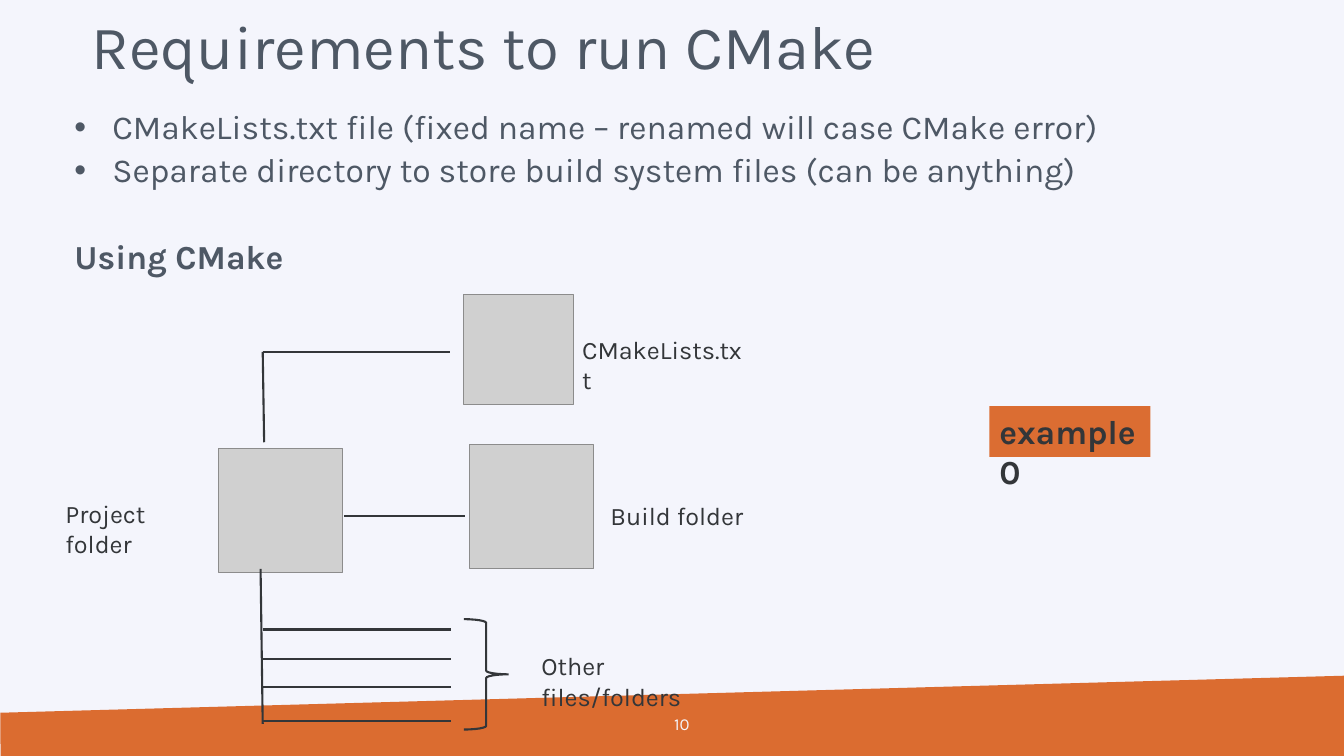
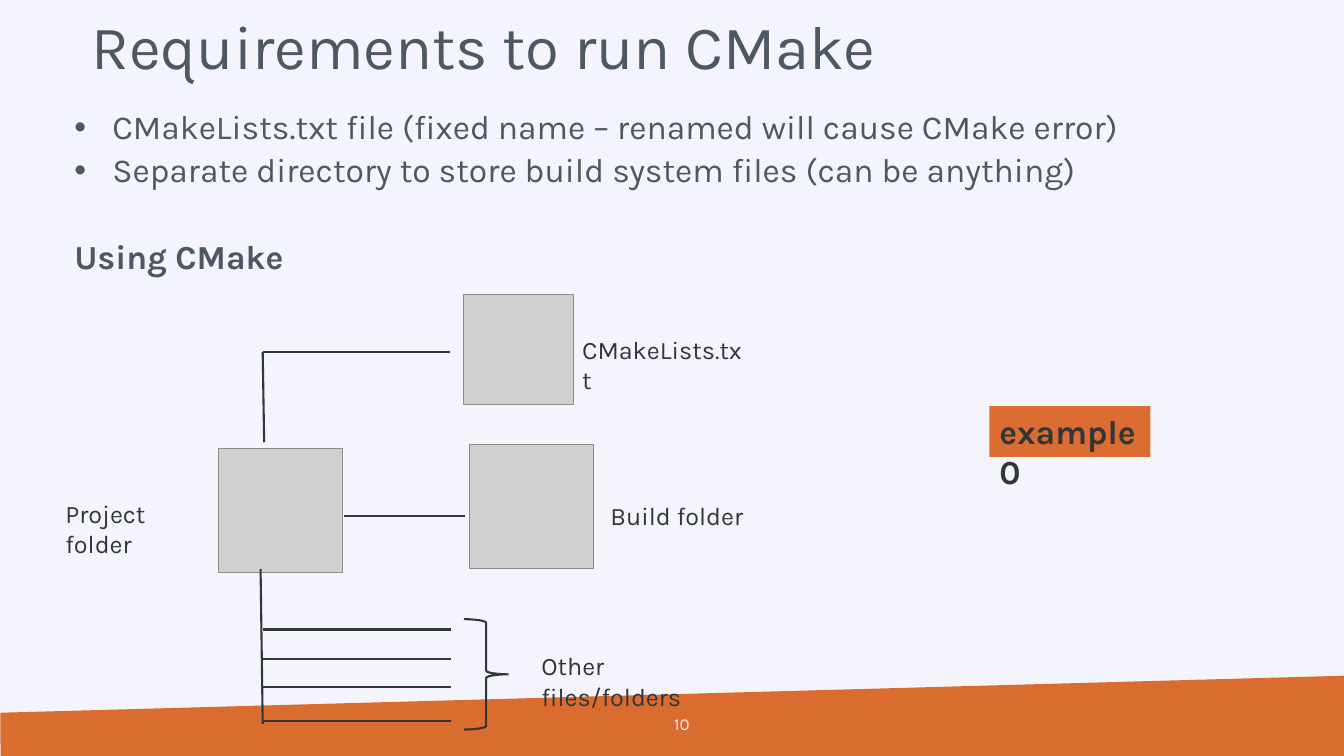
Before and after one commit to hpcleuven/CMake-intro, a slide deck: slide 10 of CMake-introduction.pptx. Drawn at 1344x756 pixels with LibreOffice and Linux fonts; fonts in the diff are those of the drawing; grey boxes stand for pictures; background and template pictures are left out. Boxes give left, top, right and bottom in pixels: in the first picture for what was removed or moved away, otherwise in the second. Text is boxed around its words. In the diff, an @@ line names an element or a change of style, - is before the commit and + after.

```diff
--- a/CMake-introduction.pptx
+++ b/CMake-introduction.pptx
@@ text at (112, 115, 1118, 143): text changed @@
-  • CMakeLists.txt file (fixed name – renamed will case CMake error)
+  • CMakeLists.txt file (fixed name – renamed will cause CMake error)
```
Also in this commit, not shown: 1 other slide changed.
